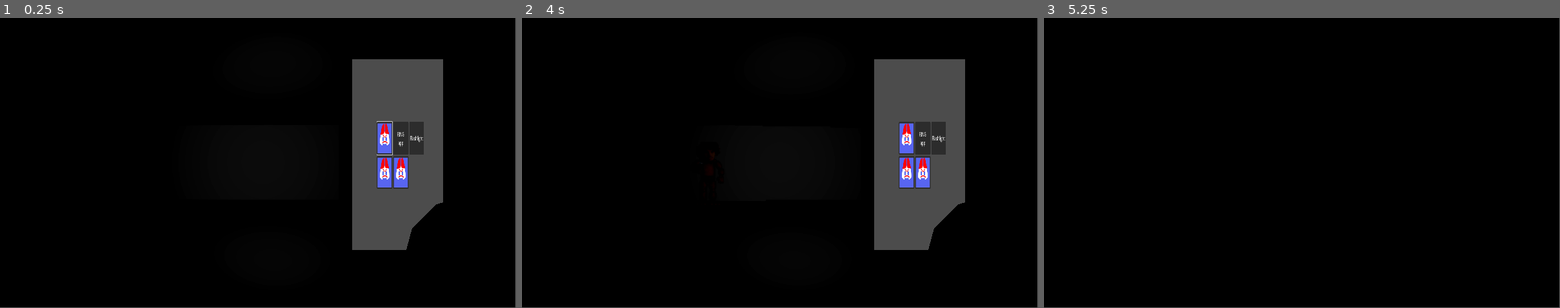
Above: before the commit, frames 1-3 (left to right).
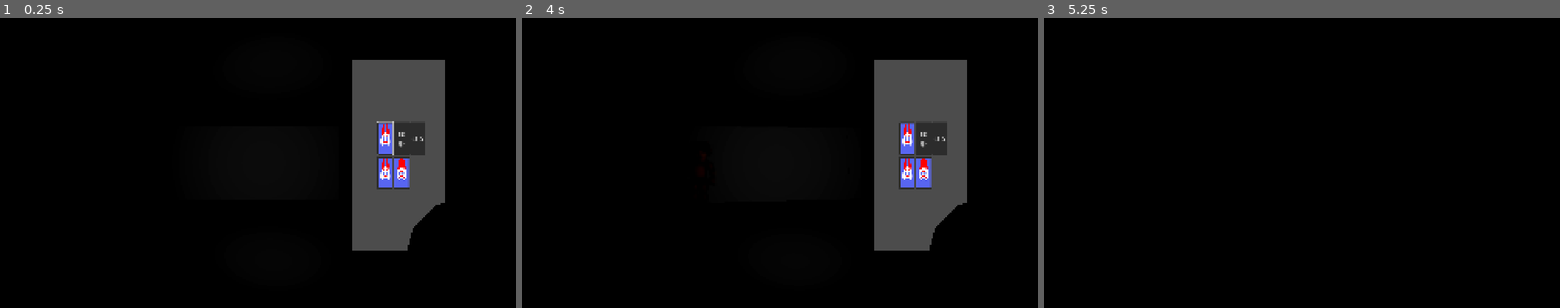
Above: after the commit, the same moments.

Repository: olinolinolinolin/f-n-a-k-five-nights-at-kecks
Game: Godot game, scene res://testhub1.tscn
Same seed, same stepped clock (60 frames per second), same inputs: the game is played once before the commit and once after it.
Inputs (mouse positions are in pixels of both pictures, inside the frame that each line leads up to):
- Up to frame 1 (0.25 s): no input
- Up to frame 2 (4 s): tap Enter (ui_accept) at 0.5, 0.77, 1.25, 1.52, 2, 2.75, 3.02, 3.5, 3.77 s; move the mouse to (805, 160) at 0.52 s; tap Q (hide) at 0.6, 3.8 s; click (805, 160) at 0.67 s; tap 1 (qte1, bound only after the commit) at 0.8, 1.35 s; move the mouse to (754, 163) at 1.27 s; click (754, 163) at 1.42 s; tap 2 (qte2, bound only after the commit) at 1.55, 2.1 s; move the mouse to (790, 157) at 2.02 s; click (790, 157) at 2.17 s; tap 3 (qte3, bound only after the commit) at 2.3, 2.85 s; move the mouse to (774, 165) at 2.77 s; click (774, 165) at 2.92 s; tap 4 (qte4, bound only after the commit) at 3.05, 3.6 s; move the mouse to (816, 165) at 3.52 s; click (816, 165) at 3.67 s
- Up to frame 3 (5.25 s): move the mouse to (1260, 160) at 4.27 s; tap Q (hide) at 4.35 s; click (1260, 160) at 4.42 s; tap Enter (ui_accept) at 4.52, 5 s; tap 1 (qte1, bound only after the commit) at 4.55 s; move the mouse to (1307, 163) at 5.02 s; tap E (phone) at 5.1 s; click (1307, 163) at 5.17 s
In our replay, the window is 799x449 before the commit and 800x450 after it. These sizes can differ from the game's own. Grey fills any space a smaller window leaves; there, only what the larger window draws over its background counts as a difference.

The runs differ from the first frame. In frame 1, 0.8% of the frame differs, in the area x 68-87%, y 14-81%; in frame 2, 0.8%; in frame 3, only the window size differs.

Commit message:
Discord qte sequence made barebones.
please make this look nicer olin!!!!
love you babe - Olin

Diff:
--- a/GnomeScene.tscn
+++ b/GnomeScene.tscn
@@ -39,7 +39,7 @@
 curve = SubResource("Curve3D_yqtxq")
 
 [node name="PathFollow3D" type="PathFollow3D" parent="Path3D" unique_id=246383938]
-transform = Transform3D(0.04321824, 0.021502152, -0.99881643, -1.8625947e-09, 0.9997653, 0.021521948, 0.9990386, -0.0009301776, 0.04320863, -4.9364853, 0.009002246, -4.1939344)
+transform = Transform3D(0.043218233, 0.021502152, -0.99881643, -1.8625945e-09, 0.9997653, 0.021521948, 0.99903846, -0.0009301776, 0.04320863, -4.9364853, 0.009002246, -4.1939344)
 loop = false
 
 [node name="Sprite3D" type="Sprite3D" parent="Path3D/PathFollow3D" unique_id=2062958096]
--- a/gnome_scene.gd
+++ b/gnome_scene.gd
@@ -32,6 +32,7 @@
 
 func resetgnome():
 	$Path3D/PathFollow3D.progress_ratio = 0.0
+	$Path3D/PathFollow3D/Sprite3D.hide()
 	creeping = false
 	determinetimetoscare()
 
--- /dev/null
+++ b/main_scene.gd
@@ -0,0 +1,17 @@
+extends Control
+
+var testlvl = ("res://testhub1.tscn")
+
+
+# Called when the node enters the scene tree for the first time.
+func _ready() -> void:
+	pass # Replace with function body.
+
+
+# Called every frame. 'delta' is the elapsed time since the previous frame.
+func _process(delta: float) -> void:
+	pass
+
+
+func _on_button_pressed() -> void:
+	get_tree().change_scene_to_file(testlvl)
--- /dev/null
+++ b/main_scene.tscn
@@ -0,0 +1,65 @@
+[gd_scene format=3 uid="uid://dawbkbukesueb"]
+
+[ext_resource type="Script" uid="uid://4847ymd7364h" path="res://main_scene.gd" id="1_2c62f"]
+[ext_resource type="PackedScene" uid="uid://mr6vad7ungy7" path="res://scenes/enemies/keckbearFNAK1.tscn" id="2_gyfs4"]
+
+[node name="MainScene" type="Control" unique_id=43516726]
+layout_mode = 3
+anchors_preset = 15
+anchor_right = 1.0
+anchor_bottom = 1.0
+grow_horizontal = 2
+grow_vertical = 2
+script = ExtResource("1_2c62f")
+
+[node name="VBoxContainer" type="VBoxContainer" parent="." unique_id=2008729749]
+layout_mode = 1
+anchors_preset = 8
+anchor_left = 0.5
+anchor_top = 0.5
+anchor_right = 0.5
+anchor_bottom = 0.5
+offset_left = -48.0
+offset_top = -33.0
+offset_right = 48.0
+offset_bottom = 33.0
+grow_horizontal = 2
+grow_vertical = 2
+
+[node name="Label" type="Label" parent="VBoxContainer" unique_id=198784403]
+layout_mode = 2
+theme_override_font_sizes/font_size = 60
+text = "F.N.A.K
+FIVE NIGHTS
+AT KECKS"
+horizontal_alignment = 1
+
+[node name="Button" type="Button" parent="VBoxContainer" unique_id=2082780361]
+layout_mode = 2
+theme_override_font_sizes/font_size = 60
+text = "New Game"
+
+[node name="Button2" type="Button" parent="VBoxContainer" unique_id=868344121]
+layout_mode = 2
+theme_override_font_sizes/font_size = 60
+text = "Load Game"
+
+[node name="MainScene3DNode" type="Node3D" parent="." unique_id=1919930838]
+
+[node name="Camera3D" type="Camera3D" parent="MainScene3DNode" unique_id=588802381]
+transform = Transform3D(1, 0, 0, 0, 1, 0, 0, 0, 1, 0, 0, 3)
+
+[node name="Keckbear" parent="." unique_id=376216375 instance=ExtResource("2_gyfs4")]
+transform = Transform3D(1, 0, 0, 0, 1, 0, 0, 0, 1, -27, 0, -1)
+attacktime1 = 100000.0
+attacktime2 = 10000000.0
+
+[node name="PathFollow3D" parent="Keckbear/Path3D" parent_id_path=PackedInt32Array(376216375, 1077918954) index="0" unique_id=164052617]
+loop = false
+
+[node name="Sprite3D" parent="Keckbear/Path3D/PathFollow3D" index="0" unique_id=473914356]
+visible = true
+
+[connection signal="pressed" from="VBoxContainer/Button" to="." method="_on_button_pressed"]
+
+[editable path="Keckbear"]
--- a/phoneui.gd
+++ b/phoneui.gd
@@ -5,6 +5,9 @@
 @onready var apps = [$GridContainer/Button, $GridContainer/Button2, $GridContainer/Button3, $GridContainer/Button4, $GridContainer/Button5]
 var appnumber = 0
 var gnomeview = false
+var qtebeingdone = false
+var allqtesymbosl = ["1","2","3","4"]
+var enteredqtesequence = []
 
 # Called when the node enters the scene tree for the first time.
 func _ready() -> void:
@@ -13,11 +16,26 @@
 
 # Called every frame. 'delta' is the elapsed time since the previous frame.
 func _process(delta: float) -> void:
-	pass
-
+	if qtebeingdone == true:
+		if Input.is_action_just_pressed("qte1"):
+			enteredqtesequence.append("1")
+		if Input.is_action_just_pressed("qte2"):
+			enteredqtesequence.append("2")
+		if Input.is_action_just_pressed("qte3"):
+			enteredqtesequence.append("3")
+		if Input.is_action_just_pressed("qte4"):
+			enteredqtesequence.append("4")
+	if qtebeingdone == true and enteredqtesequence.size() == 4:
+		qtebeingdone = false
+		if enteredqtesequence == allqtesymbosl:
+			print("you did it")
+			enteredqtesequence.clear()
+		else:
+			print("you fucked up")
+			enteredqtesequence.clear()
 
 func _on_button_pressed() -> void:
-	print("holy moly this works")
+	discordqtecheck()
 
 
 func _on_button_3_pressed() -> void:
@@ -67,3 +85,9 @@
 
 func _on_scare_gnome_pressed() -> void:
 	GnomeScare.emit()
+
+
+func discordqtecheck():
+	allqtesymbosl.shuffle()
+	print(allqtesymbosl)
+	qtebeingdone = true
--- a/project.godot
+++ b/project.godot
@@ -17,7 +17,14 @@
 
 [autoload]
 
-SaveManager="*uid://d1wmxv27ppc12"
+SaveManager="*uid://ikolxducgv75"
+
+[display]
+
+window/size/viewport_width=1920
+window/size/viewport_height=1080
+window/size/borderless=true
+window/stretch/mode="canvas_items"
 
 [editor_plugins]
 
@@ -90,6 +97,26 @@
 "events": [Object(InputEventKey,"resource_local_to_scene":false,"resource_name":"","device":-1,"window_id":0,"alt_press …(192 unchanged characters)…
 ]
 }
+qte1={
+"deadzone": 0.2,
+"events": [Object(InputEventKey,"resource_local_to_scene":false,"resource_name":"","device":-1,"window_id":0,"alt_pressed":false,"shift_pressed":false,"ctrl_pressed":false,"meta_pressed":false,"pressed":false,"keycode":0,"physical_keycode":49,"key_label":0,"unicode":49,"location":0,"echo":false,"script":null)
+]
+}
+qte2={
+"deadzone": 0.2,
+"events": [Object(InputEventKey,"resource_local_to_scene":false,"resource_name":"","device":-1,"window_id":0,"alt_pressed":false,"shift_pressed":false,"ctrl_pressed":false,"meta_pressed":false,"pressed":false,"keycode":0,"physical_keycode":50,"key_label":0,"unicode":50,"location":0,"echo":false,"script":null)
+]
+}
+qte3={
+"deadzone": 0.2,
+"events": [Object(InputEventKey,"resource_local_to_scene":false,"resource_name":"","device":-1,"window_id":0,"alt_pressed":false,"shift_pressed":false,"ctrl_pressed":false,"meta_pressed":false,"pressed":false,"keycode":0,"physical_keycode":51,"key_label":0,"unicode":51,"location":0,"echo":false,"script":null)
+]
+}
+qte4={
+"deadzone": 0.2,
+"events": [Object(InputEventKey,"resource_local_to_scene":false,"resource_name":"","device":-1,"window_id":0,"alt_pressed":false,"shift_pressed":false,"ctrl_pressed":false,"meta_pressed":false,"pressed":false,"keycode":0,"physical_keycode":52,"key_label":0,"unicode":52,"location":0,"echo":false,"script":null)
+]
+}
 
 [physics]
 
--- a/testhub1.tscn
+++ b/testhub1.tscn
@@ -169,7 +169,7 @@
 curve = SubResource("Curve3D_82okx")
 
 [node name="PathFollow3D" parent="Keckbear/Path3D" index="0" unique_id=164052617]
-transform = Transform3D(-0.9541746, 0.0027542755, 0.2992238, 2.3282974e-10, 0.9998678, -0.009205024, -0.29923776, -0.008782513, -0.95413023, 45.136112, -0.2195282, -2.7548084)
+transform = Transform3D(-0.9541746, 0.0027542736, 0.2992238, 2.3282974e-10, 0.9998671, -0.009205024, -0.29923776, -0.008782507, -0.95413023, 45.136112, -0.2195282, -2.7548084)
 loop = false
 
 [node name="Sprite3D" parent="Keckbear/Path3D/PathFollow3D" index="0" unique_id=473914356]
Not shown, added: main_scene.gd.uid
